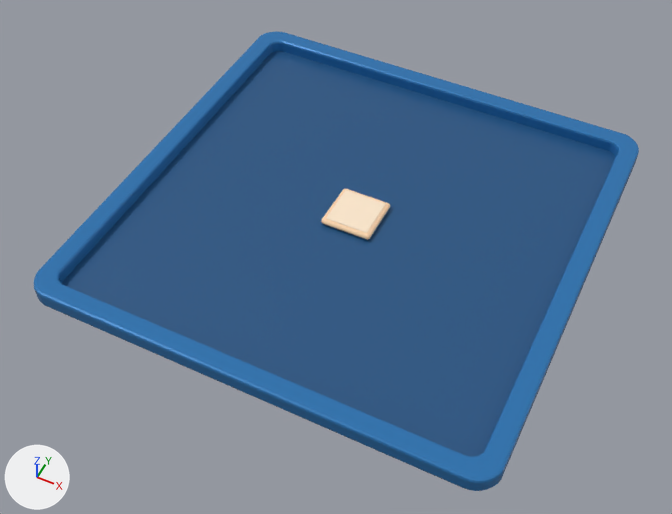
The Blender file Art/PR3D/Source/Board/PR3D_BoardKit.blend as it was, and as the next commit left it.
Rendered twice from a 50 mm lens placed at (4.64, -10.04, 11.3), pointed at (-0.04, -0.67, -0.4). Arrows for +X, +Y and +Z are at lower left; the lights stay in place. The picture after the commit comes second.

Objects in the first picture: 'PR3D003_Visual_Frame', 'PR3D003_Visual_TileInset', 'PR3D003_Visual_TrayBase' and 1 more.
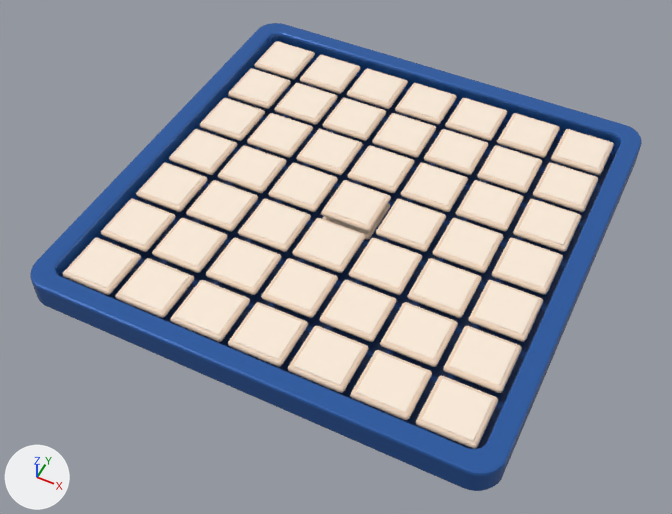
Where the change shows, as pixel boxes (x1, y1, x2, y2) in the pictures (672 x 514 px):
'PR3D003_Visual_TrayBase', recoloured: (66, 60, 615, 449) in both
'PR3D003_Visual_CeramicHighlights', added (pale yellow): after (67, 42, 610, 441)
'PR3D003_Visual_Frame', recoloured, reshaped: before (34, 31, 639, 491); after (30, 23, 642, 491)
'PR3D003_Visual_CeramicTiles', added: after (63, 41, 614, 449)
'PR3D003_Visual_TileInset', recoloured: (326, 217, 368, 233) in both

The change, as a list of edits to the scene's bpy script:
```text
Change mat_pr3d003_mat_trayblue:
    mat_pr3d003_mat_trayblue.base_color: (0.018, 0.095, 0.24) -> (0.012, 0.045, 0.16)  # blue #245786 -> dark blue #1d3c6f
Change mat_pr3d003_mat_frameblue:
    mat_pr3d003_mat_frameblue.base_color: (0.025, 0.19, 0.48) -> (0.025, 0.12, 0.42)  # blue #2c79b8 -> blue #2c61ad
Change mat_pr3d003_mat_ceramichighlight:
    mat_pr3d003_mat_ceramichighlight.base_color: (1.0, 0.82, 0.62) -> (1.0, 0.86, 0.72)  # beige #ffeace -> pale yellow #ffefdd
Change me_pr3d003_visual_frame_mesh:
    used by ob_pr3d003_visual_frame; parent = ob_pr3d_board_7x7; location = (0.0, 0.0, 0.0)
    remove me_pr3d003_visual_frame_mesh.from_pydata(...)  # 384 vertices, 384 faces; spans x -3.89..3.89, y -3.89..3.89, z -0.1..0.2
    add me_pr3d003_visual_frame_mesh.from_pydata(...)  # 384 vertices, 384 faces; spans x -3.89..3.89, y -3.89..3.89, z -0.1..0.4
    me_pr3d003_visual_frame_mesh part 1: all 192 vertices in x -3.89..3.89, y -3.89..3.89, z 0.16..0.2 are moved by (0.0, 0.0, 0.2)
Add me_pr3d003_visual_ceramichighlights_mesh:
    me_pr3d003_visual_ceramichighlights_mesh.from_pydata(...)  # 4704 vertices, 4802 faces; spans x -0.38..6.38, y -0.38..6.38, z -0.01..0.01
    me_pr3d003_visual_ceramichighlights_mesh.materials.append(mat_pr3d003_mat_ceramichighlight)  # pale yellow #ffefdd
Add me_pr3d003_visual_ceramictiles_mesh:
    me_pr3d003_visual_ceramictiles_mesh.from_pydata(...)  # 4704 vertices, 4802 faces; spans x -0.45..6.45, y -0.45..6.45, z -0.05..0.05
    me_pr3d003_visual_ceramictiles_mesh.materials.append(mat_pr3d003_mat_ceramiccream)  # beige #f1d7bf
Add ob_pr3d003_visual_ceramichighlights:
    ob_pr3d003_visual_ceramichighlights = bpy.data.objects.new('PR3D003_Visual_CeramicHighlights', me_pr3d003_visual_ceramichighlights_mesh)
    ob_pr3d003_visual_ceramichighlights.parent = ob_pr3d_board_7x7
    ob_pr3d003_visual_ceramichighlights.location = (-3.0, -3.0, 0.297)
Add ob_pr3d003_visual_ceramictiles:
    ob_pr3d003_visual_ceramictiles = bpy.data.objects.new('PR3D003_Visual_CeramicTiles', me_pr3d003_visual_ceramictiles_mesh)
    ob_pr3d003_visual_ceramictiles.parent = ob_pr3d_board_7x7
    ob_pr3d003_visual_ceramictiles.location = (-3.0, -3.0, 0.245)
```
